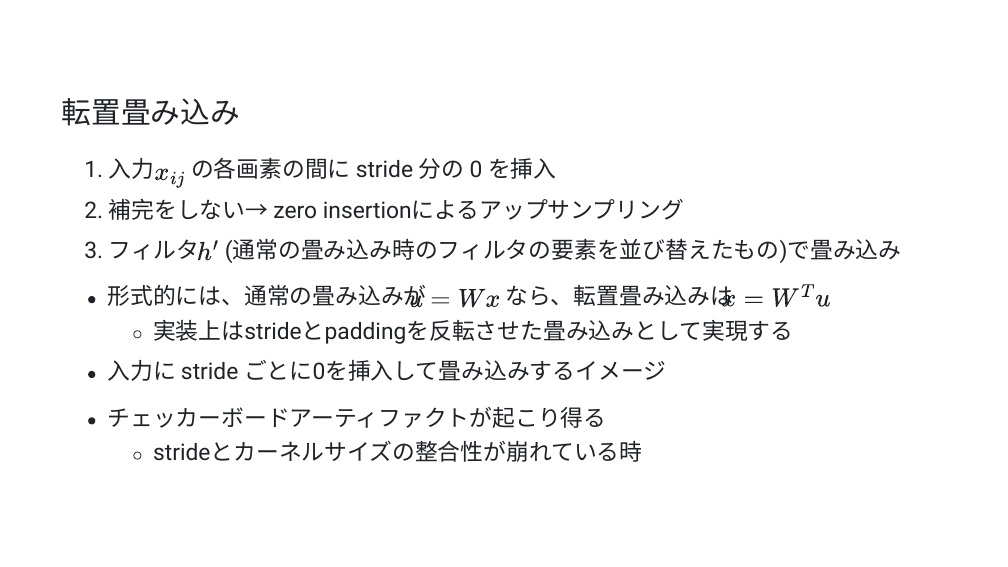
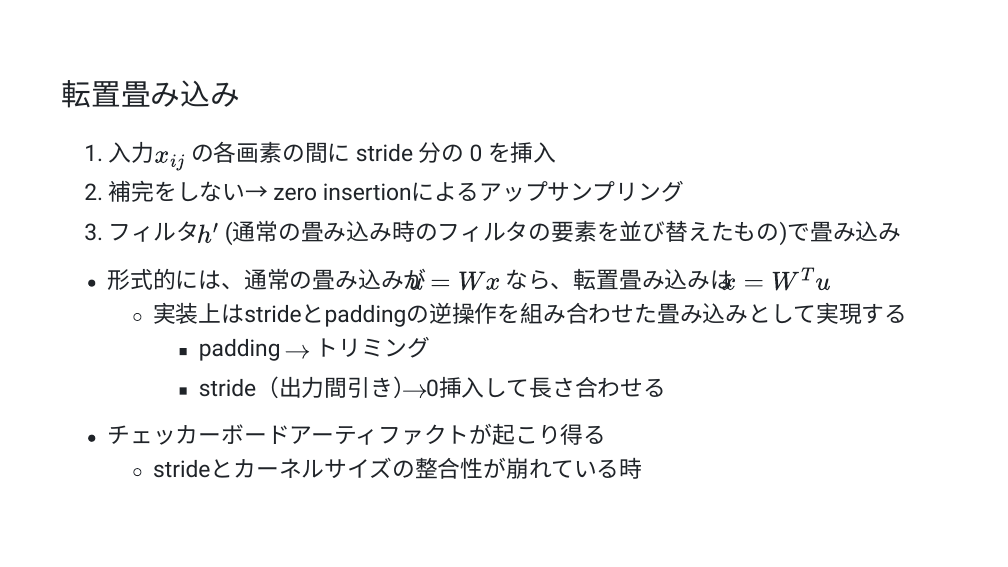
Before and after one commit to frinfo702/slides, a slide deck: slide 5 of nishikawa-lab/pptx/20251017_presentation.pptx. Drawn at 1008x567 pixels with LibreOffice and Linux fonts; fonts in the diff are those of the drawing. Boxes give left, top, right and bottom in pixels: in the first picture for what was removed or moved away, otherwise in the second. Text is boxed around its words. In the diff, an @@ line names an element or a change of style, - is before the commit and + after.

Commit message:
add new slide

```diff
--- a/nishikawa-lab/pptx/20251017_presentation.pptx
+++ b/nishikawa-lab/pptx/20251017_presentation.pptx
@@ 6 freeform shapes, 1 text: place and size @@
-6 freeform shapes, 1 text at bbox=[62, 98, 499, 308]
+6 freeform shapes, 1 text at bbox=[62, 80, 499, 290]
@@ 10 freeform shapes, 7 texts: place and size @@
-10 freeform shapes, 7 texts at bbox=[84, 158, 902, 337]
+10 freeform shapes, 7 texts at bbox=[84, 142, 902, 321]
@@ text at bbox=[153, 303, 907, 327]: text changed @@
-実装上はstrideとpaddingを反転させた畳み込みとして実現する
+実装上はstrideとpaddingの逆操作を組み合わせた畳み込みとして実現する
@@ freeform shape added at bbox=[179, 348, 186, 355], fill #1F2328 @@
@@ text added at bbox=[199, 339, 281, 361], 21.7 pt, text #1F2328 @@
+padding
@@ freeform shape added at bbox=[286, 345, 309, 358], fill #1F2328 @@
@@ text added at bbox=[316, 337, 430, 358], 21.7 pt, text #1F2328 @@
+トリミング
@@ text removed at bbox=[107, 360, 666, 381] @@
-⼊⼒に stride ごとに0を挿⼊して畳み込みするイメージ
@@ freeform shape: place and size @@
-freeform shape at bbox=[88, 371, 95, 378]
+freeform shape at bbox=[179, 387, 186, 394]
@@ text added at bbox=[199, 376, 666, 398], 21.7 pt, text #1F2328 @@
+stride（出⼒間引き） 0挿⼊して⻑さ合わせる
@@ freeform shape added at bbox=[403, 384, 426, 398], fill #1F2328 @@
@@ freeform shape: place and size @@
-freeform shape at bbox=[88, 417, 95, 424]
+freeform shape at bbox=[88, 435, 95, 442]
@@ 2 texts, 1 freeform shape: place and size @@
-2 texts, 1 freeform shape at bbox=[108, 407, 642, 462]
+2 texts, 1 freeform shape at bbox=[108, 424, 642, 479]
```
Also in this commit, not shown: 7 other slides changed, 3 slides added, 1 slide removed, 2 other files.
